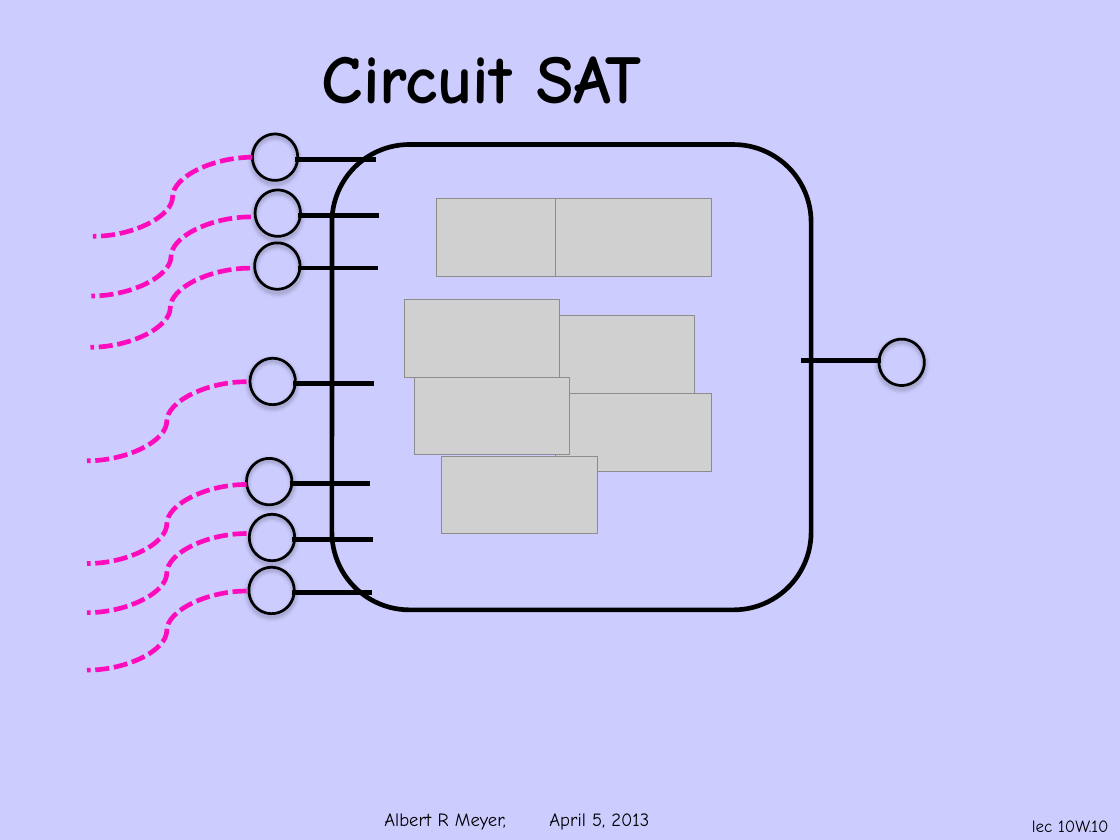
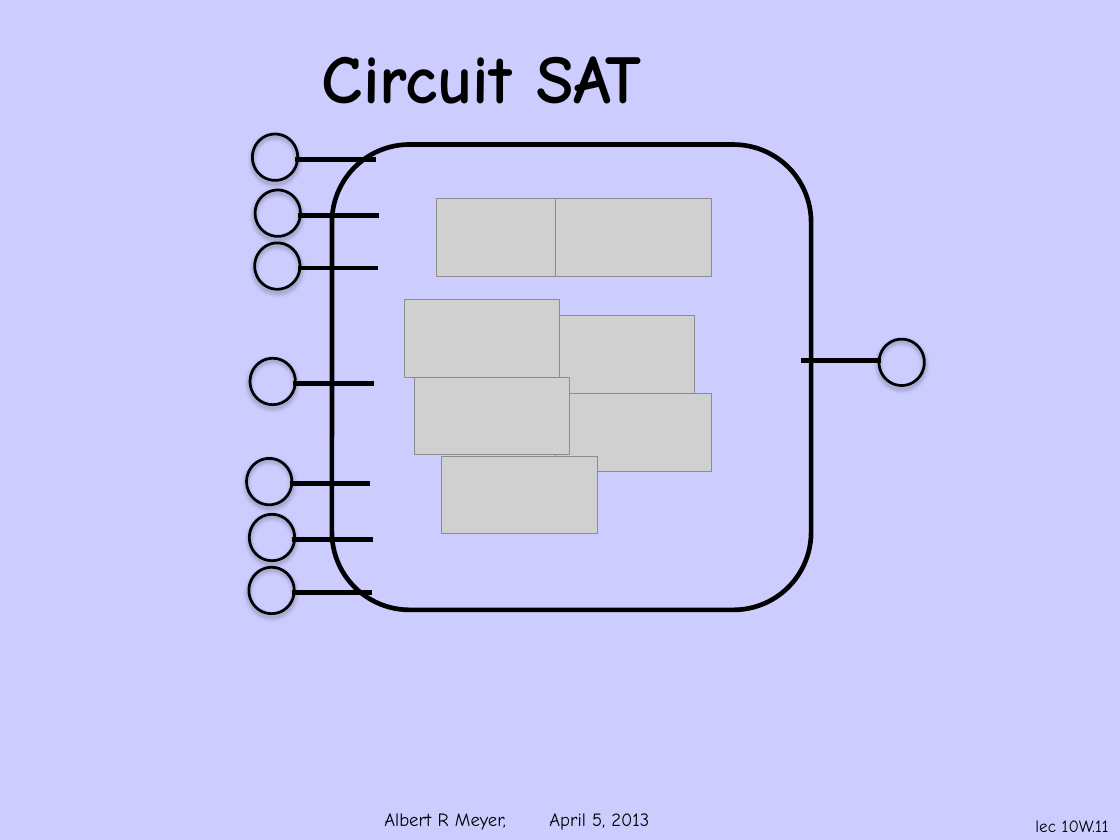
Before and after one commit to armeyer/mcs_web, a slide deck: slide 11 of spring13/slides13/3colorSAT.pptx (slide 10 before the commit). Drawn at 1120x840 pixels with LibreOffice and Linux fonts; fonts in the diff are those of the drawing; grey boxes stand for pictures; background and template pictures are left out. Boxes give left, top, right and bottom in pixels: in the first picture for what was removed or moved away, otherwise in the second. Text is boxed around its words. In the diff, an @@ line names an element or a change of style, - is before the commit and + after.

```diff
--- a/spring13/slides13/3colorSAT.pptx
+++ b/spring13/slides13/3colorSAT.pptx
@@ group removed at (x1=87, y1=157, x2=252, y2=670): 7 curved lines @@
@@ page number at (x1=1035, y1=820, x2=1109, y2=832): text changed @@
-lec 10W.10
+lec 10W.11
```
Also in this commit, not shown: 2 other slides changed, 2 slides added.
